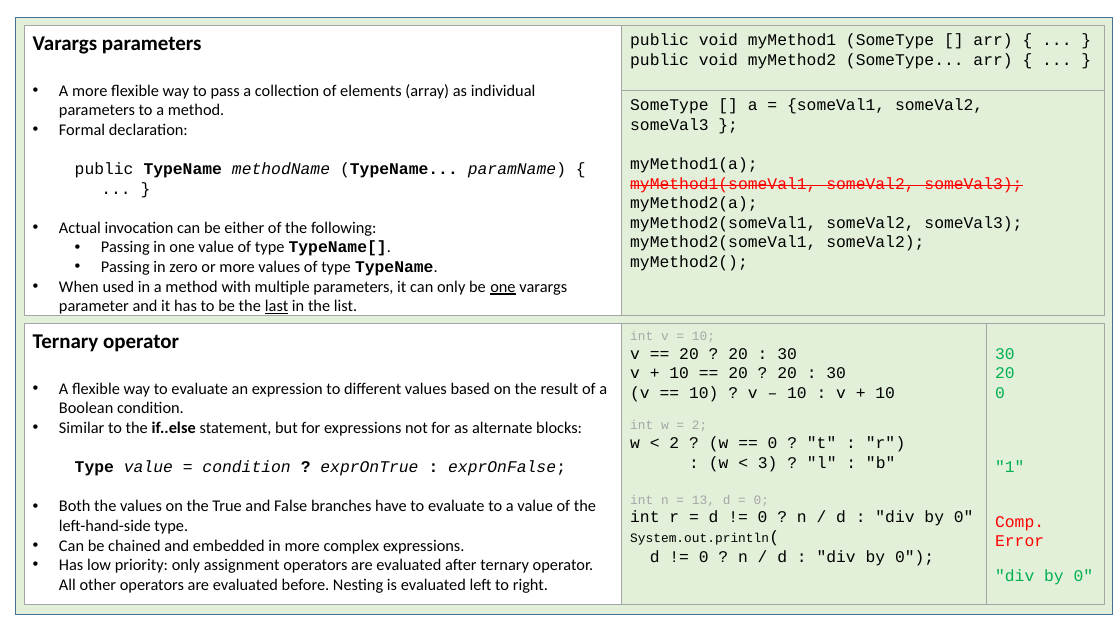
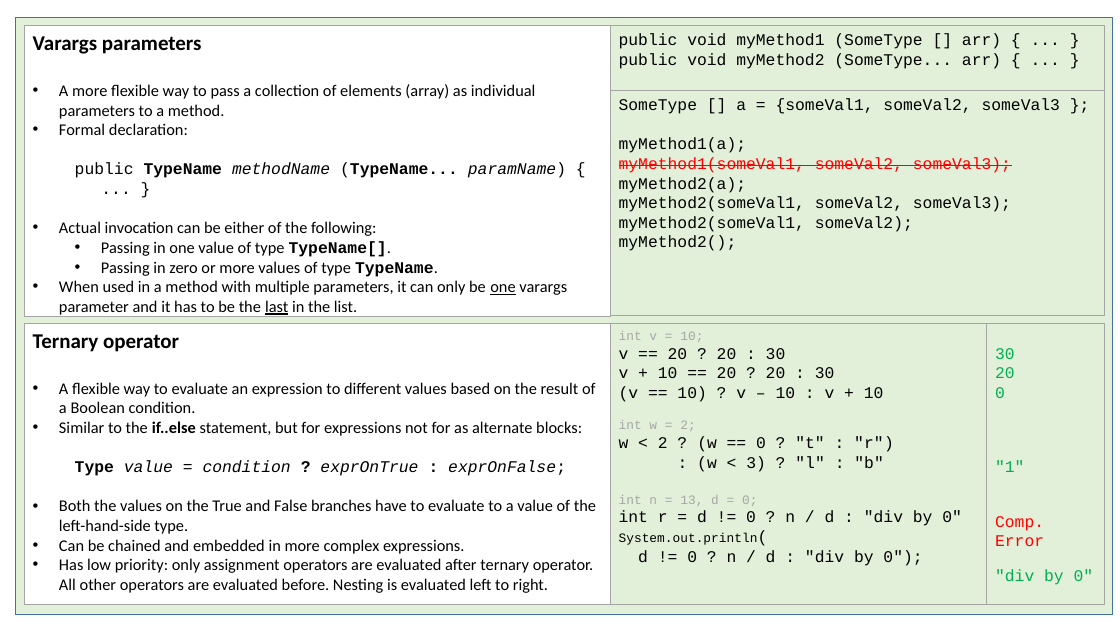
Before and after one commit to viktrik/RestOfJava, a slide deck: slide 3 of FuncPlotter/10-4.RestOfJava.pptx. Drawn at 1120x630 pixels with LibreOffice and Linux fonts; fonts in the diff are those of the drawing. Boxes give left, top, right and bottom in pixels: in the first picture for what was removed or moved away, otherwise in the second. Text is boxed around its words. In the diff, an @@ line names an element or a change of style, - is before the commit and + after.

```diff
--- a/FuncPlotter/10-4.RestOfJava.pptx
+++ b/FuncPlotter/10-4.RestOfJava.pptx
@@ rectangle "Varargs parameters": place and size @@
-rectangle "Varargs parameters" at box(24, 25, 622, 316)
+rectangle "Varargs parameters" at box(24, 25, 610, 316)
@@ rectangle "public void myMethod1 (SomeType [] ...": place and size @@
-rectangle "public void myMethod1 (SomeType [] ..." at box(622, 25, 1104, 90)
+rectangle "public void myMethod1 (SomeType [] ..." at box(611, 25, 1105, 90)
@@ rectangle "SomeType [] a = {someVal1, ...": place and size @@
-rectangle "SomeType [] a = {someVal1, ..." at box(622, 90, 1104, 316)
+rectangle "SomeType [] a = {someVal1, ..." at box(611, 90, 1105, 316)
@@ rectangle "Ternary operator": place and size @@
-rectangle "Ternary operator" at box(24, 323, 622, 605)
+rectangle "Ternary operator" at box(24, 323, 610, 605)
@@ rectangle "int v = 10; v ...": place and size @@
-rectangle "int v = 10; v ..." at box(622, 323, 986, 605)
+rectangle "int v = 10; v ..." at box(611, 323, 987, 605)
```
Also in this commit, not shown: 1 other slide changed.
